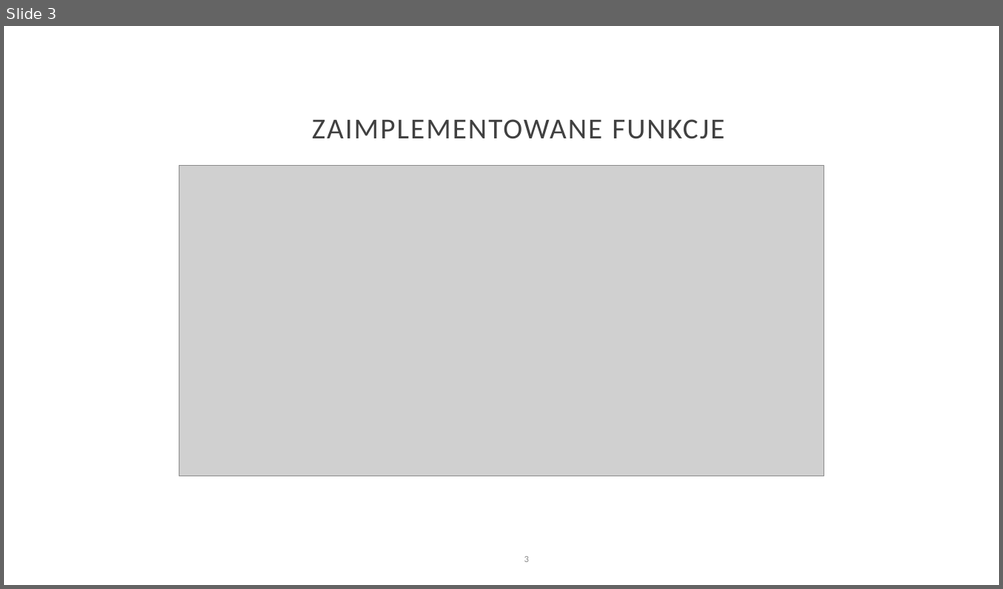
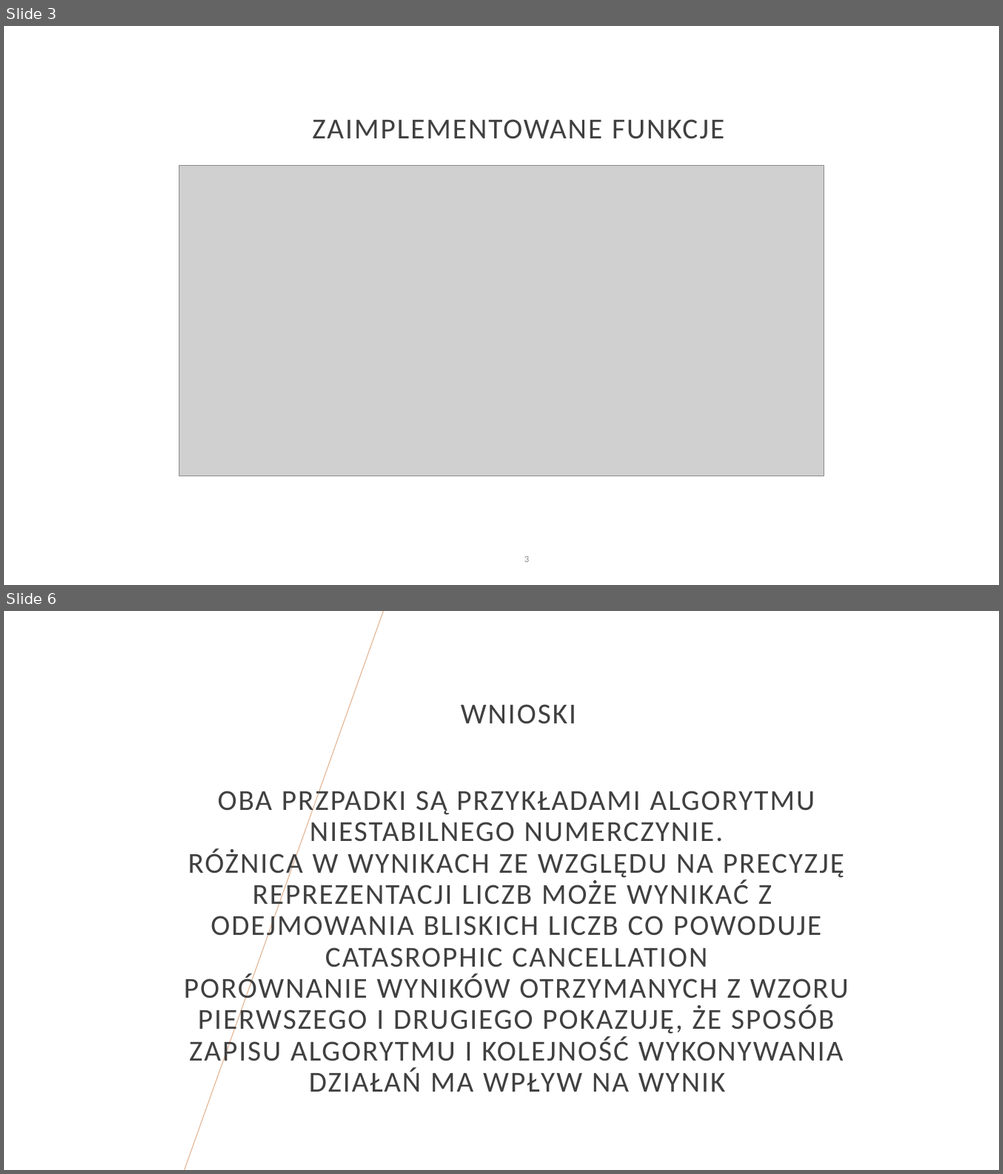
Before and after one commit to bkucharz/mownit, a slide deck: Prezentacja.pptx. Shown one above the other, each under a label of ours: slide 3 before the commit, slides 3 and 6 after it; the slides between them are not shown. The pictures are 1003x589 and 1003x1174 pixels, drawn with LibreOffice and Linux fonts; fonts in the diff are those of the drawing; grey boxes stand for pictures; background and template pictures are left out. Boxes give left, top, right and bottom in pixels: in the first picture for what was removed or moved away, otherwise in the second. Text is boxed around its words. In the diff, an @@ line names an element or a change of style, - is before the commit and + after.

```diff
--- a/Prezentacja.pptx
+++ b/Prezentacja.pptx
@@ slide 6 added at box(4, 611, 999, 1170), background #FFFFFF @@
@@ line added from (185, 1170) to (383, 611), #E2B18D 0.75 pt @@
@@ text added at box(461, 704, 576, 724), 28 pt, text #404040 @@
+WNIOSKI
@@ text added at box(184, 786, 848, 1092), 28 pt, text #404040 @@
+OBA PRZPADKI SĄ PRZYKŁADAMI ALGORYTMU NIESTABILNEGO NUMERCZYNIE.
+RÓŻNICA W WYNIKACH ZE WZGLĘDU NA PRECYZJĘ REPREZENTACJI LICZB MOŻE WYNIKAĆ Z ODEJMOWANIA BLISKICH LICZB CO POWODUJE CATASROPHIC CANCELLATION
+PORÓWNANIE WYNIKÓW OTRZYMANYCH Z WZORU PIERWSZEGO I DRUGIEGO POKAZUJĘ, ŻE SPOSÓB ZAPISU ALGORYTMU I KOLEJNOŚĆ WYKONYWANIA DZIAŁAŃ MA WPŁYW NA WYNIK
```
Also in this commit, not shown: 2 other slides added, 1 slide removed, 1 other file.
